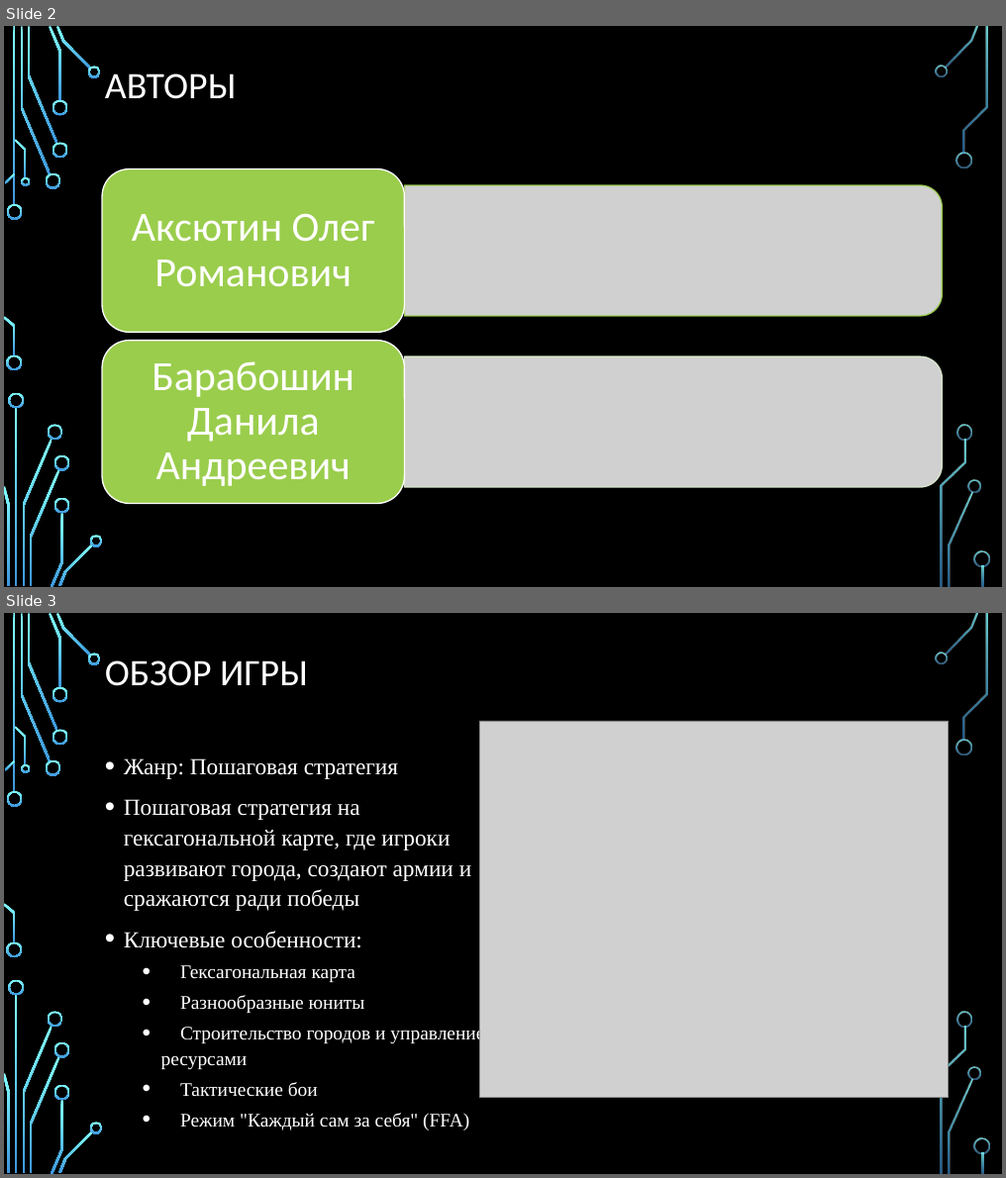
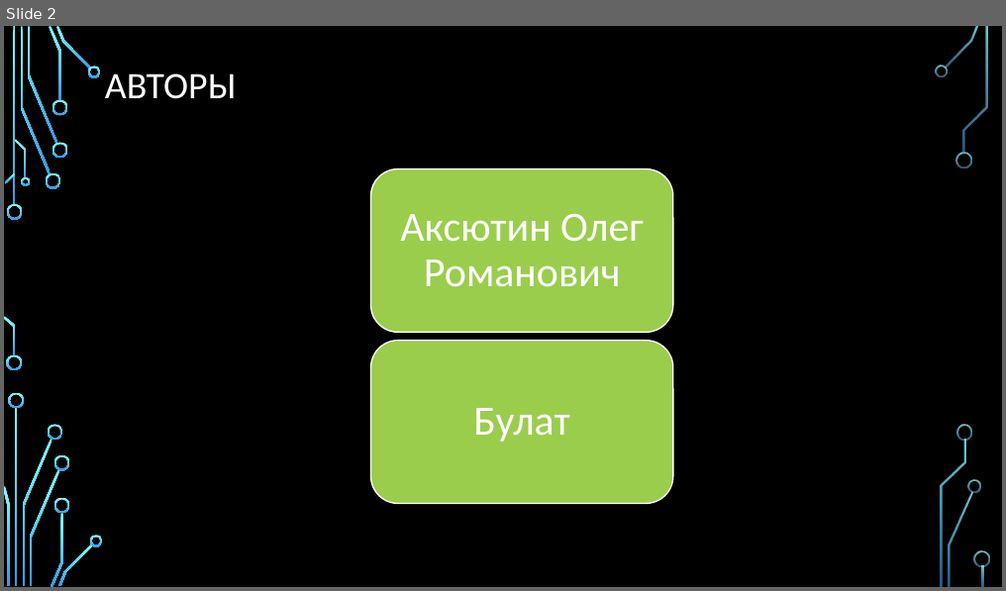
Before and after one commit to Peeperocka/AI-telegram-bot, a slide deck: docs/Презентация.pptx. Shown one above the other, each under a label of ours: slides 2 and 3 before the commit, slide 2 after it. The pictures are 1006x1178 and 1006x591 pixels, drawn with LibreOffice and Linux fonts; fonts in the diff are those of the drawing; grey boxes stand for pictures; background and template pictures are left out. Boxes give left, top, right and bottom in pixels: in the first picture for what was removed or moved away, otherwise in the second. Text is boxed around its words. In the diff, an @@ line names an element or a change of style, - is before the commit and + after.

```diff
--- a/docs/Презентация.pptx
+++ b/docs/Презентация.pptx
@@ slide 3 removed at box(4, 613, 1002, 1174), background picture (left out); not listed: 36 template elements that a slide beside it also shows @@
@@ title removed at box(105, 661, 308, 686) @@
-ОБЗОР ИГРЫ
@@ picture removed at box(479, 721, 948, 1098) @@
@@ text removed at box(124, 759, 484, 1131) @@
-• Жанр: Пошаговая стратегия
-• Пошаговая стратегия на гексагональной карте, где игроки развивают города, создают армии и сражаются ради победы
-• Ключевые особенности:
-  • Гексагональная карта
-  • Разнообразные юниты
-  • Строительство городов и управление ресурсами
-  • Тактические бои
-  • Режим "Каждый сам за себя" (FFA)
@@ slide 2 changed as well @@
@@ picture removed at box(405, 185, 943, 316) @@
@@ 2 rounded rectangles, 1 text: place and size @@
-2 rounded rectangles, 1 text at box(102, 169, 405, 503)
+2 rounded rectangles, 1 text at box(371, 169, 673, 503)
@@ text removed at box(152, 362, 354, 486) @@
-Барабошин Данила Андреевич
@@ picture removed at box(405, 357, 943, 487) @@
@@ text added at box(473, 408, 570, 442), 40 pt, text #FFFFFF @@
+Булат
```
Also in this commit, not shown: 3 other slides changed, 3 slides added, 2 other slides removed.
